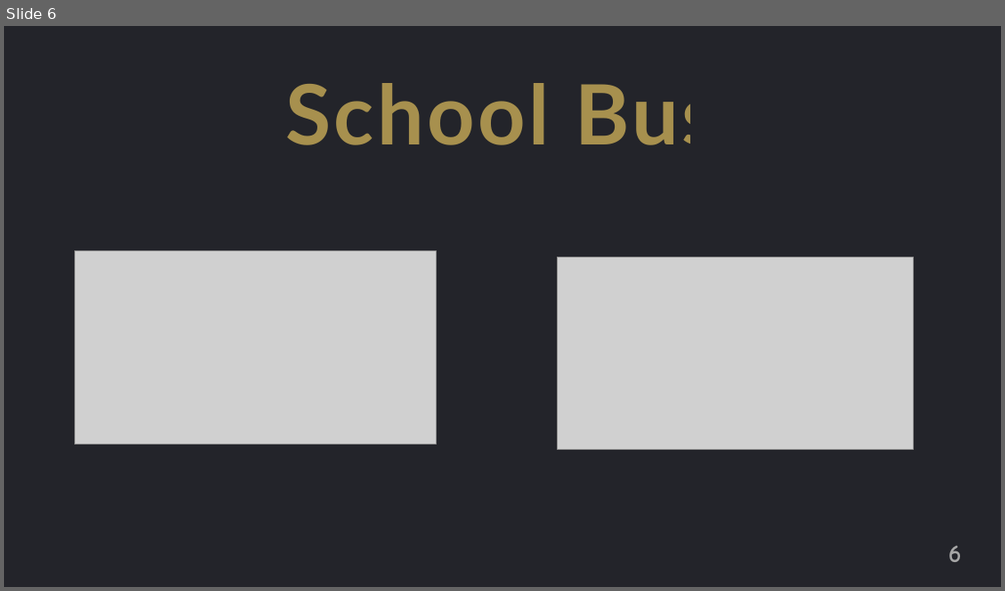
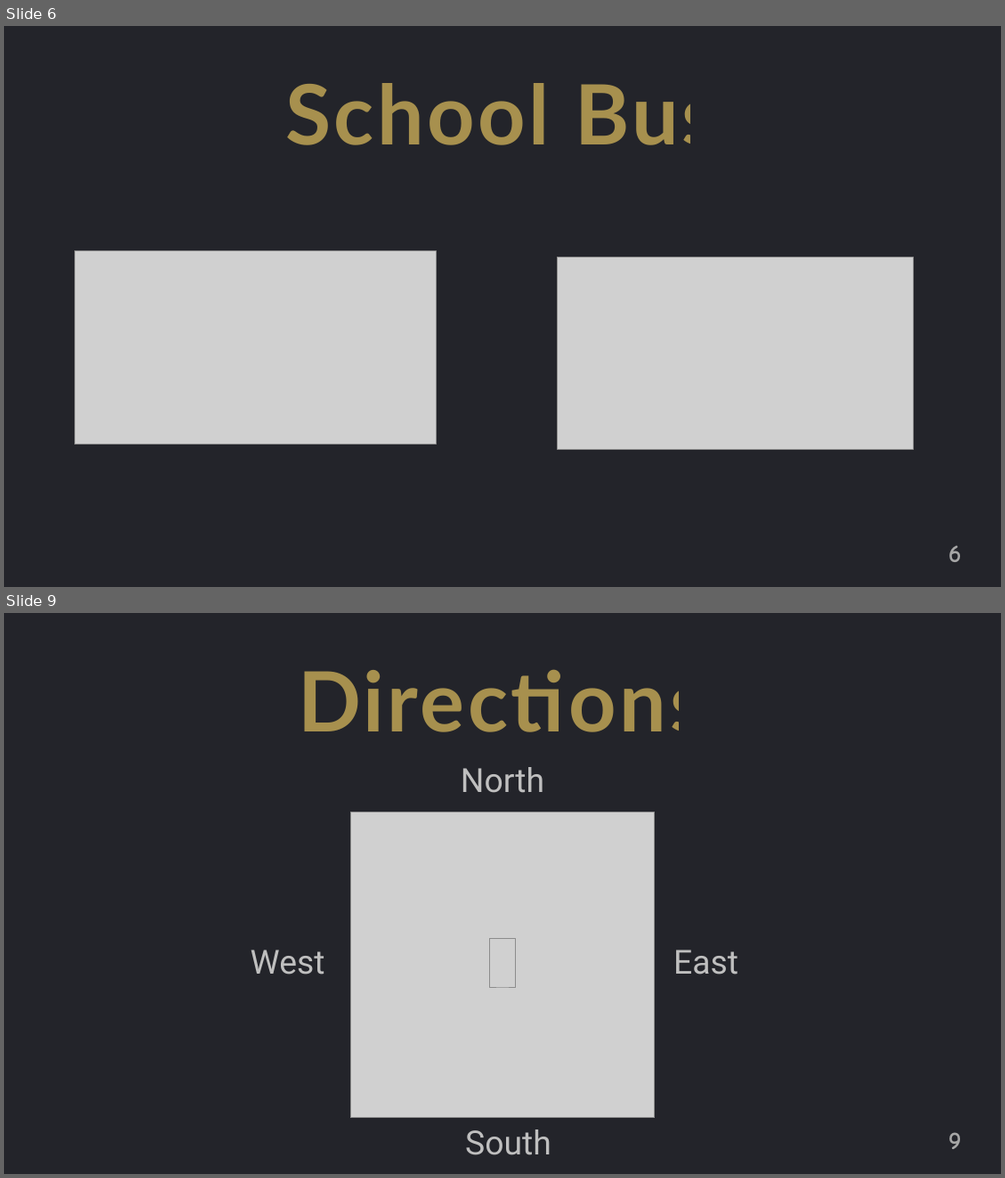
Before and after one commit to jguo108/My-Programming-Courses, a slide deck: Scratch for Newbies/Level1/Lesson 3 - Catch the School Bus/Notes/Notes.pptx. Shown one above the other, each under a label of ours: slide 6 before the commit, slides 6 and 9 after it; the slides between them are not shown. The pictures are 1005x591 and 1005x1178 pixels, drawn with LibreOffice and Linux fonts; fonts in the diff are those of the drawing; grey boxes stand for pictures. Boxes give left, top, right and bottom in pixels: in the first picture for what was removed or moved away, otherwise in the second. Text is boxed around its words. In the diff, an @@ line names an element or a change of style, - is before the commit and + after.

```diff
--- a/Scratch for Newbies/Level1/Lesson 3 - Catch the School Bus/Notes/Notes.pptx
+++ b/Scratch for Newbies/Level1/Lesson 3 - Catch the School Bus/Notes/Notes.pptx
@@ slide 9 added at (4,613,1001,1174), background #FFFFFF @@
@@ rectangle added at (4,613,1001,1174), fill #23242A @@
@@ text added at (298,669,706,732), 80 pt, text #FFD966 at 60% opacity, bold @@
+Directions
@@ text added at (461,767,544,793), 32 pt, text #BFBFBF @@
+North
@@ picture added at (350,811,655,1118) @@
@@ text added at (251,949,325,974), 32 pt, text #BFBFBF @@
+West
@@ picture added at (490,938,516,988) @@
@@ text added at (673,949,738,974), 32 pt, text #BFBFBF @@
+East
@@ text added at (465,1129,551,1155), 32 pt, text #BFBFBF @@
+South
@@ page number added at (948,1132,962,1149), 24 pt, text #A6A6A6, bold @@
+9
```
Also in this commit, not shown: 4 slides changed, 6 other slides added, 16 other files.
